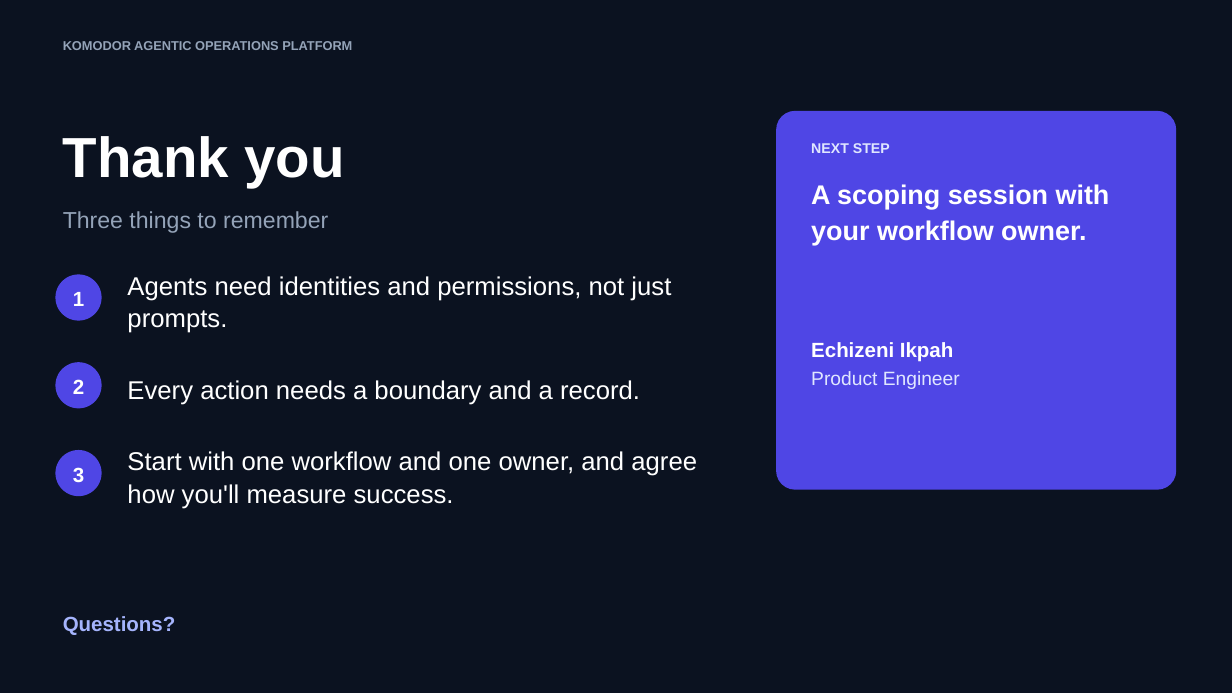
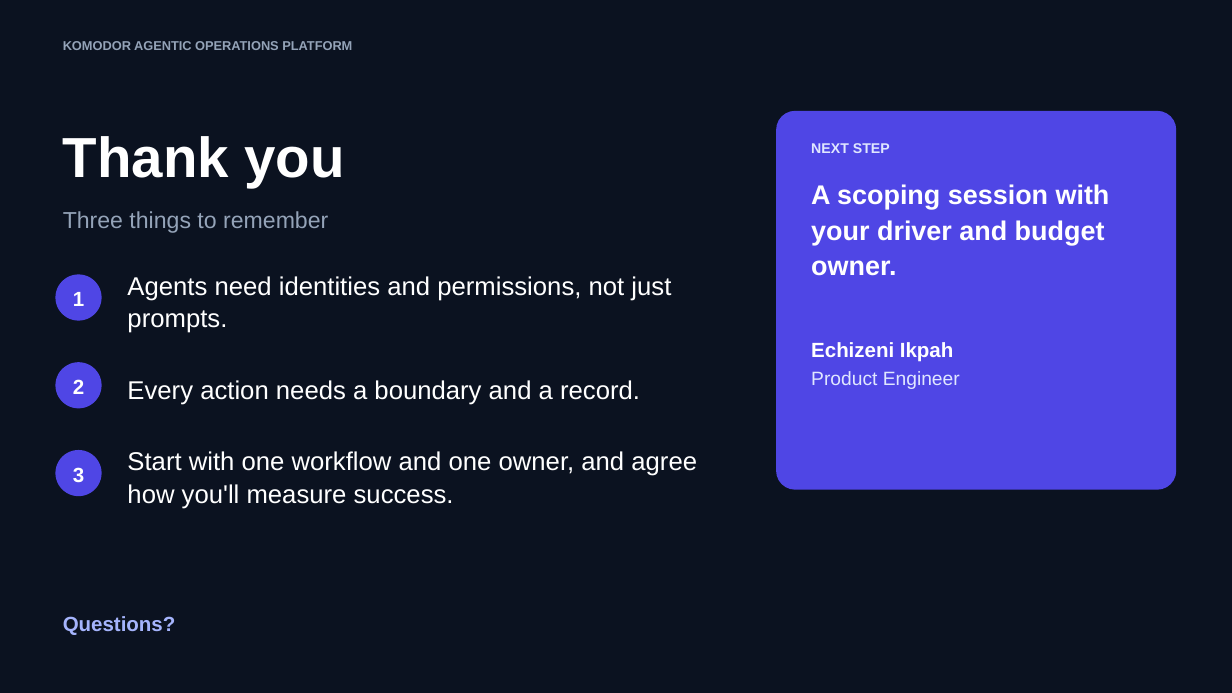
Before and after one commit to chizeni24/komodor-production-lab, a slide deck: slide 12 of docs/presentation/KAOP_Customer_Pitch.pptx. Drawn at 1232x693 pixels with LibreOffice and Linux fonts; fonts in the diff are those of the drawing. Boxes give left, top, right and bottom in pixels: in the first picture for what was removed or moved away, otherwise in the second. Text is boxed around its words. In the diff, an @@ line names an element or a change of style, - is before the commit and + after.

```diff
--- a/docs/presentation/KAOP_Customer_Pitch.pptx
+++ b/docs/presentation/KAOP_Customer_Pitch.pptx
@@ text at <box>811,184,1110,276</box>: text changed @@
-A scoping session with your workflow owner.
+A scoping session with your driver and budget owner.
```
Also in this commit, not shown: 1 other slide changed, 1 other file.
